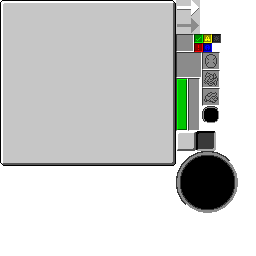
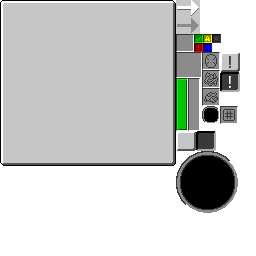
Revision of a layered w=256, h=256 image; what changed, layer by layer:
added layer "filter" above "fertilizer_slot" over [220, 106, 238, 124]
added layer "blacklist" above "whitelist" over [220, 72, 240, 92]
added layer "whitelist" above "button_base_pushed" over [221, 53, 240, 72]
